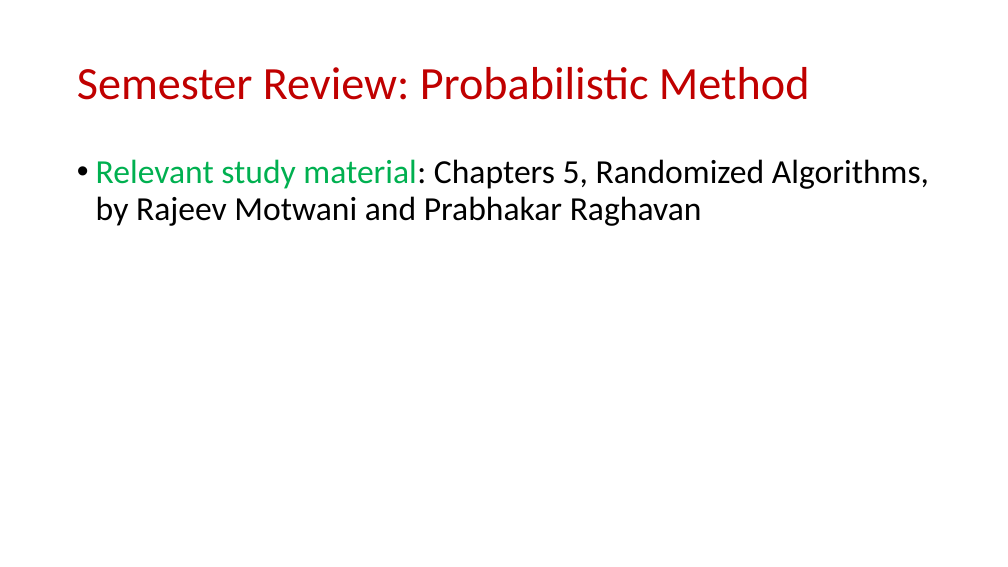
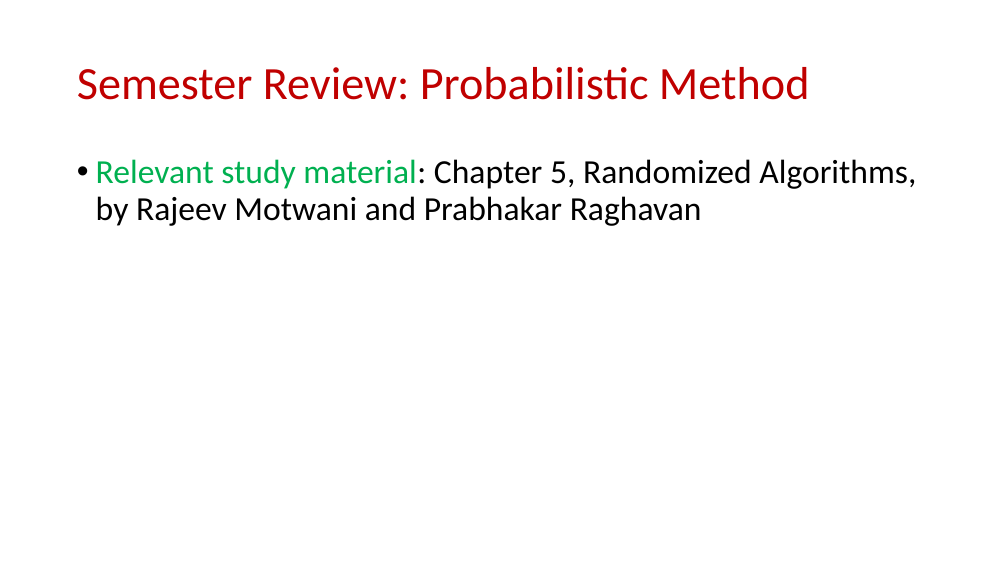
Before and after one commit to samsonzhou/samsonzhou.github.io, a slide deck: slide 37 of CSCE658-S24/L22.pptx. Drawn at 1008x567 pixels with LibreOffice and Linux fonts; fonts in the diff are those of the drawing. Boxes give left, top, right and bottom in pixels: in the first picture for what was removed or moved away, otherwise in the second. Text is boxed around its words. In the diff, an @@ line names an element or a change of style, - is before the commit and + after.

```diff
--- a/CSCE658-S24/L22.pptx
+++ b/CSCE658-S24/L22.pptx
@@ text at (96, 159, 916, 226): text changed @@
-• Relevant study material: Chapters 5, Randomized Algorithms, by Rajeev Motwani and Prabhakar Raghavan
+• Relevant study material: Chapter 5, Randomized Algorithms, by Rajeev Motwani and Prabhakar Raghavan
```
Also in this commit, not shown: 2 other slides changed, 2 other files.
